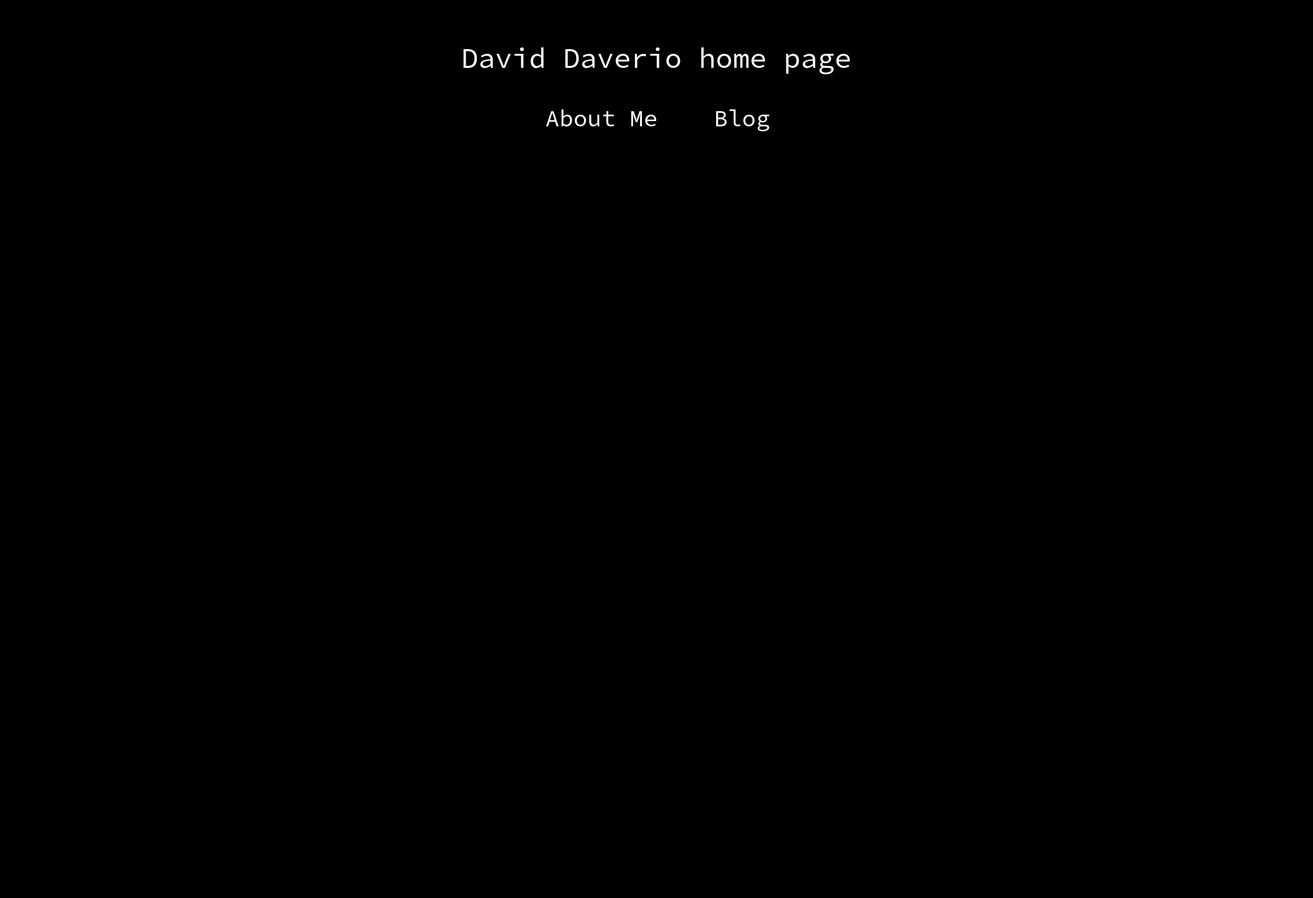
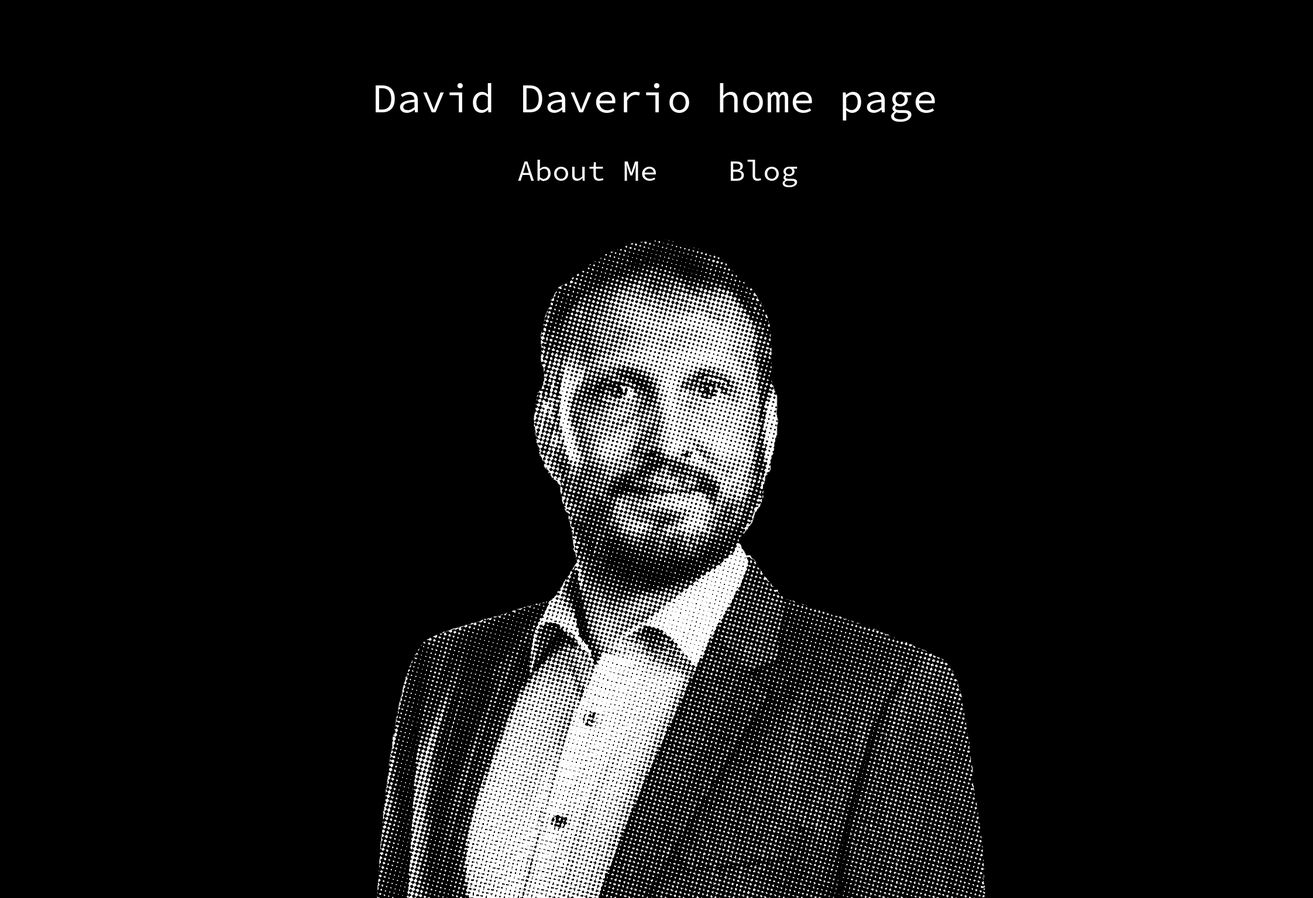
Comparing the layer stacks of the two w=1313, h=898 images. Changes:
painted on "About Me Blog" over [517, 109, 798, 188]
painted on "David Daverio home page" over [375, 47, 936, 123]
added layer "David_Louis_Daverio_001sw.jpg copy" above "Background" over [376, 239, 986, 898]
